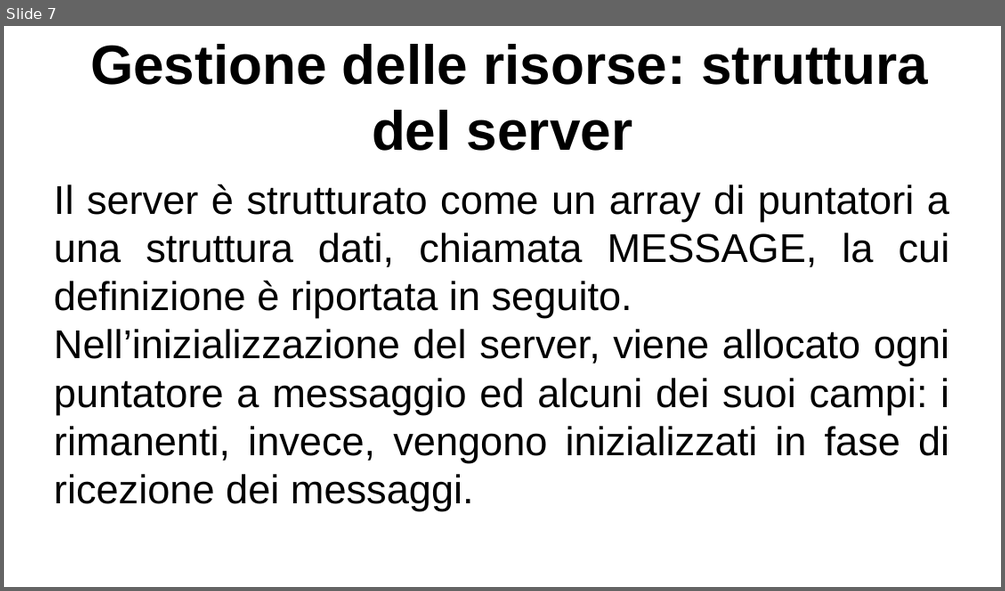
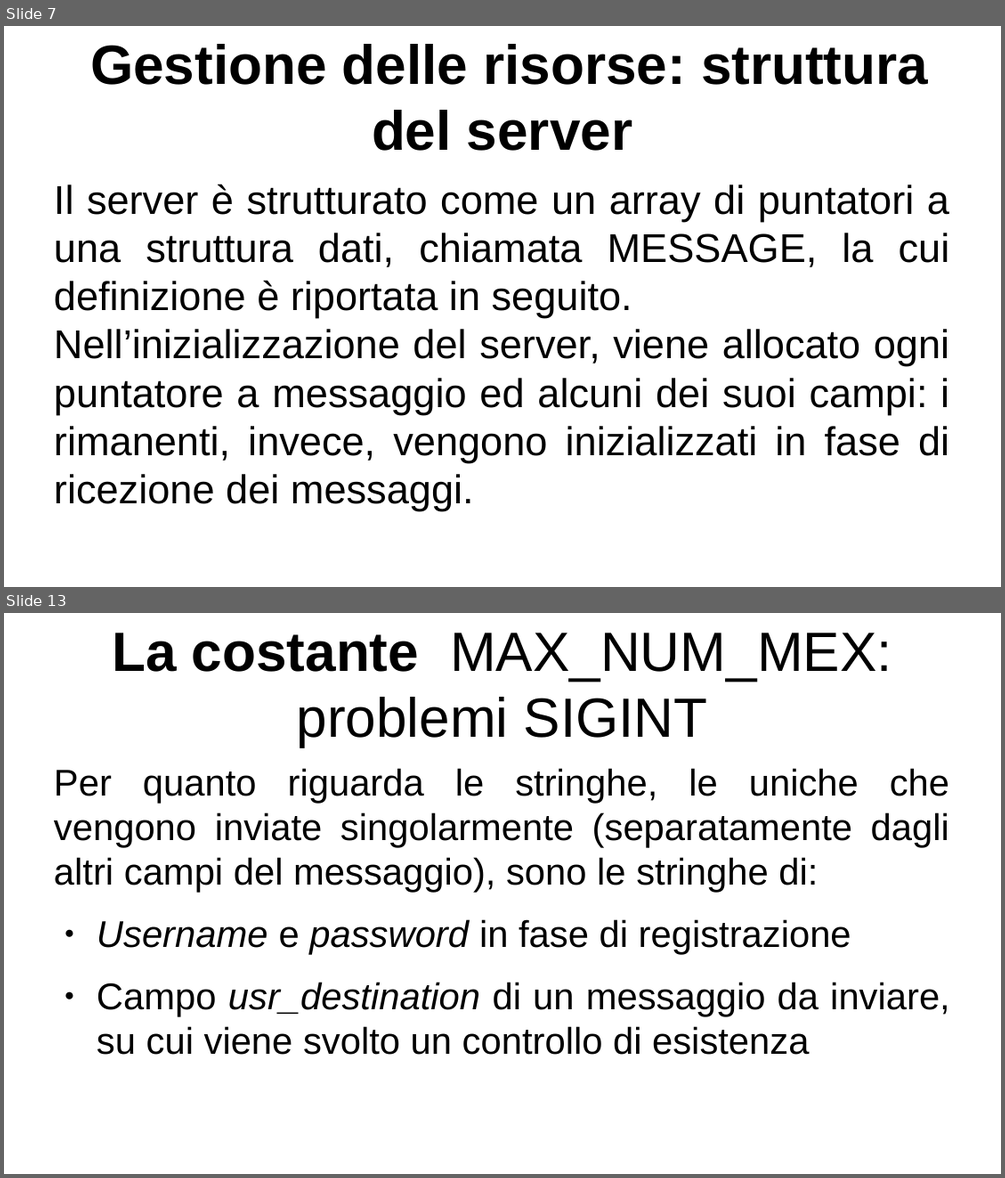
Before and after one commit to lucaMastro/progetto_SO, a slide deck: presentazione_progetto_SO.odp. Shown one above the other, each under a label of ours: slide 7 before the commit, slides 7 and 13 after it; the slides between them are not shown. The pictures are 1005x591 and 1005x1178 pixels, drawn with LibreOffice and Linux fonts; fonts in the diff are those of the drawing. Boxes give left, top, right and bottom in pixels: in the first picture for what was removed or moved away, otherwise in the second. Text is boxed around its words. In the diff, an @@ line names an element or a change of style, - is before the commit and + after.

```diff
--- a/presentazione_progetto_SO.odp
+++ b/presentazione_progetto_SO.odp
@@ slide 13 added at bbox=[4, 613, 1001, 1174], background #FFFFFF @@
@@ title added at bbox=[112, 633, 891, 747], 44 pt, text #000000 @@
+La costante MAX_NUM_MEX: problemi SIGINT
@@ text added at bbox=[54, 768, 950, 1054], 29.6 pt, text #000000 @@
+Per quanto riguarda le stringhe, le uniche che vengono inviate singolarmente (separatamente dagli altri campi del messaggio), sono le stringhe di:
+● Username e password in fase di registrazione
+● Campo usr_destination di un messaggio da inviare, su cui viene svolto un controllo di esistenza
```
Also in this commit, not shown: 4 slides changed, 7 other slides added, 1 slide removed, 5 other files.
